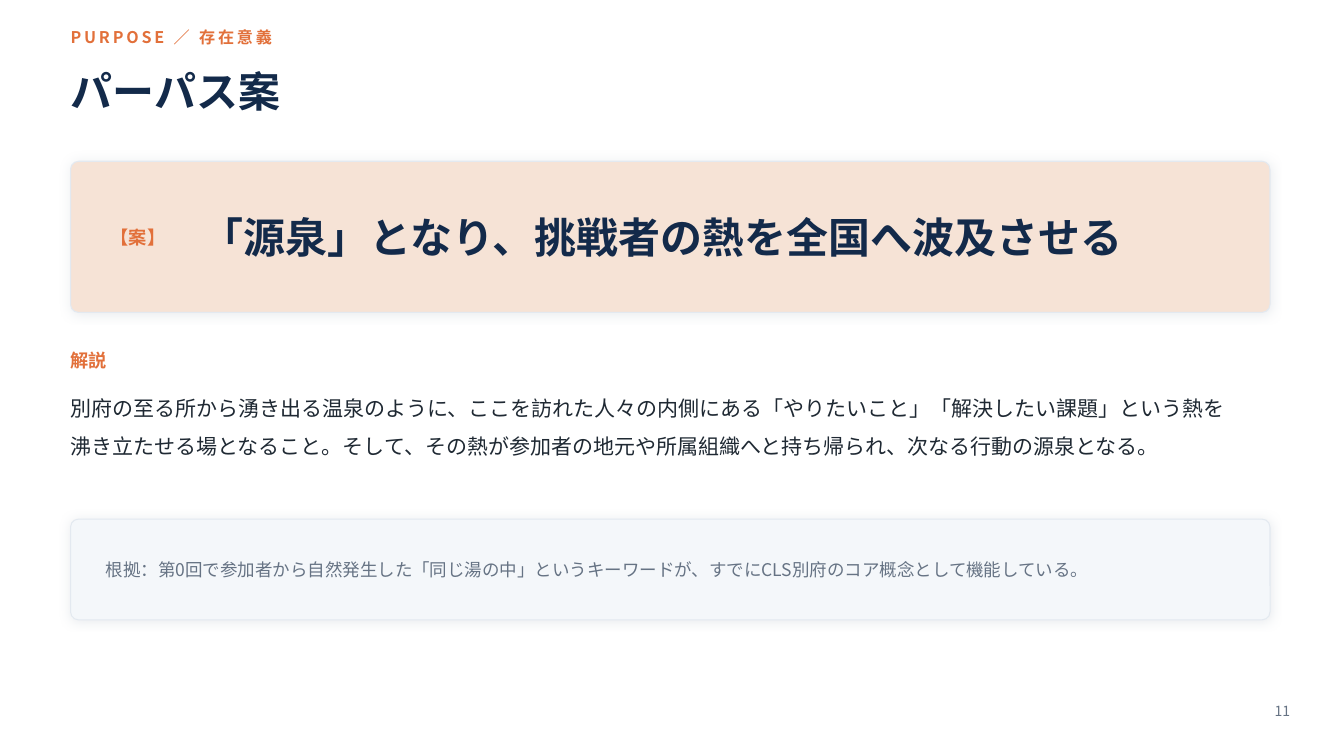
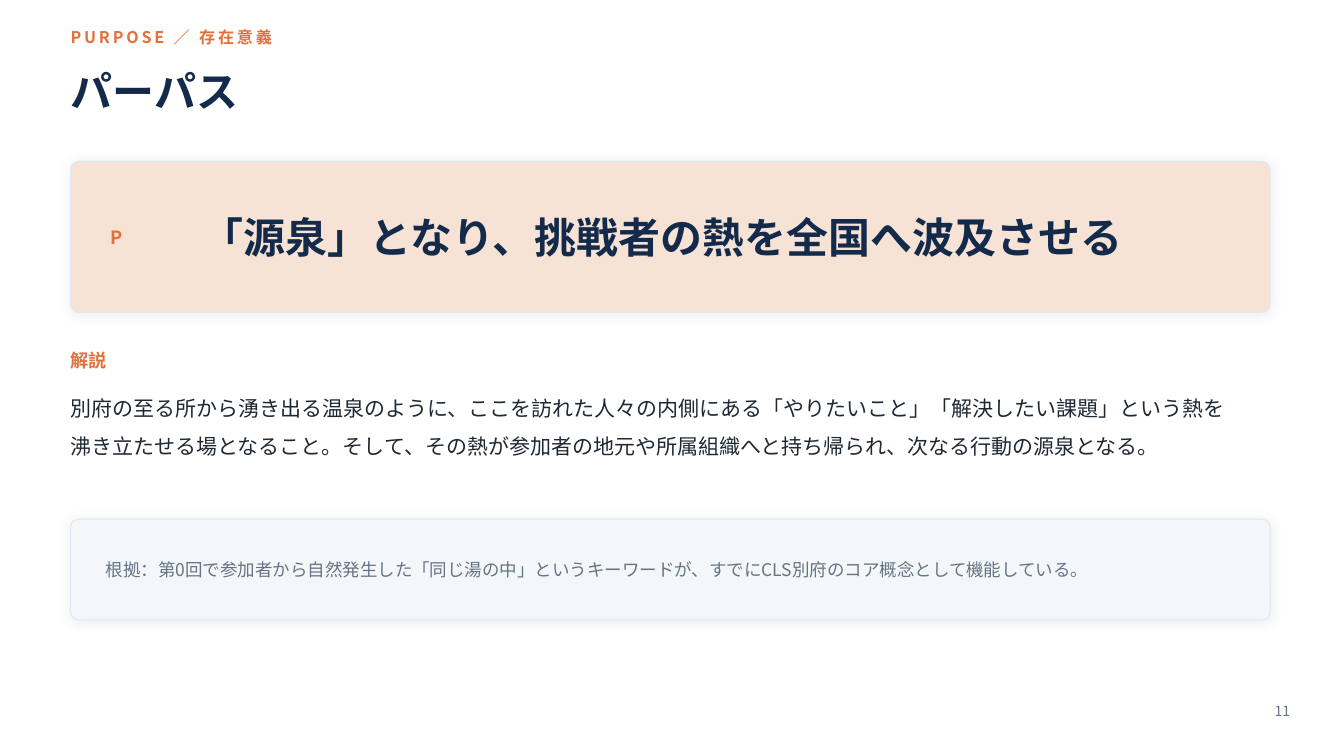
Before and after one commit to RyoWakabayashi/cls-beppu, a slide deck: slide 11 of docs/meetings/20260816/CLS別府第2回企画立案.pptx. Drawn at 1344x756 pixels with LibreOffice and Linux fonts; fonts in the diff are those of the drawing. Boxes give left, top, right and bottom in pixels: in the first picture for what was removed or moved away, otherwise in the second. Text is boxed around its words. In the diff, an @@ line names an element or a change of style, - is before the commit and + after.

```diff
--- a/docs/meetings/20260816/CLS別府第2回企画立案.pptx
+++ b/docs/meetings/20260816/CLS別府第2回企画立案.pptx
@@ text at (71, 72, 239, 109): text changed @@
-パーパス案
+パーパス
@@ text at (111, 230, 123, 244): text changed @@
-【案】
+P
```
Also in this commit, not shown: 11 other slides changed, 2 other files.
